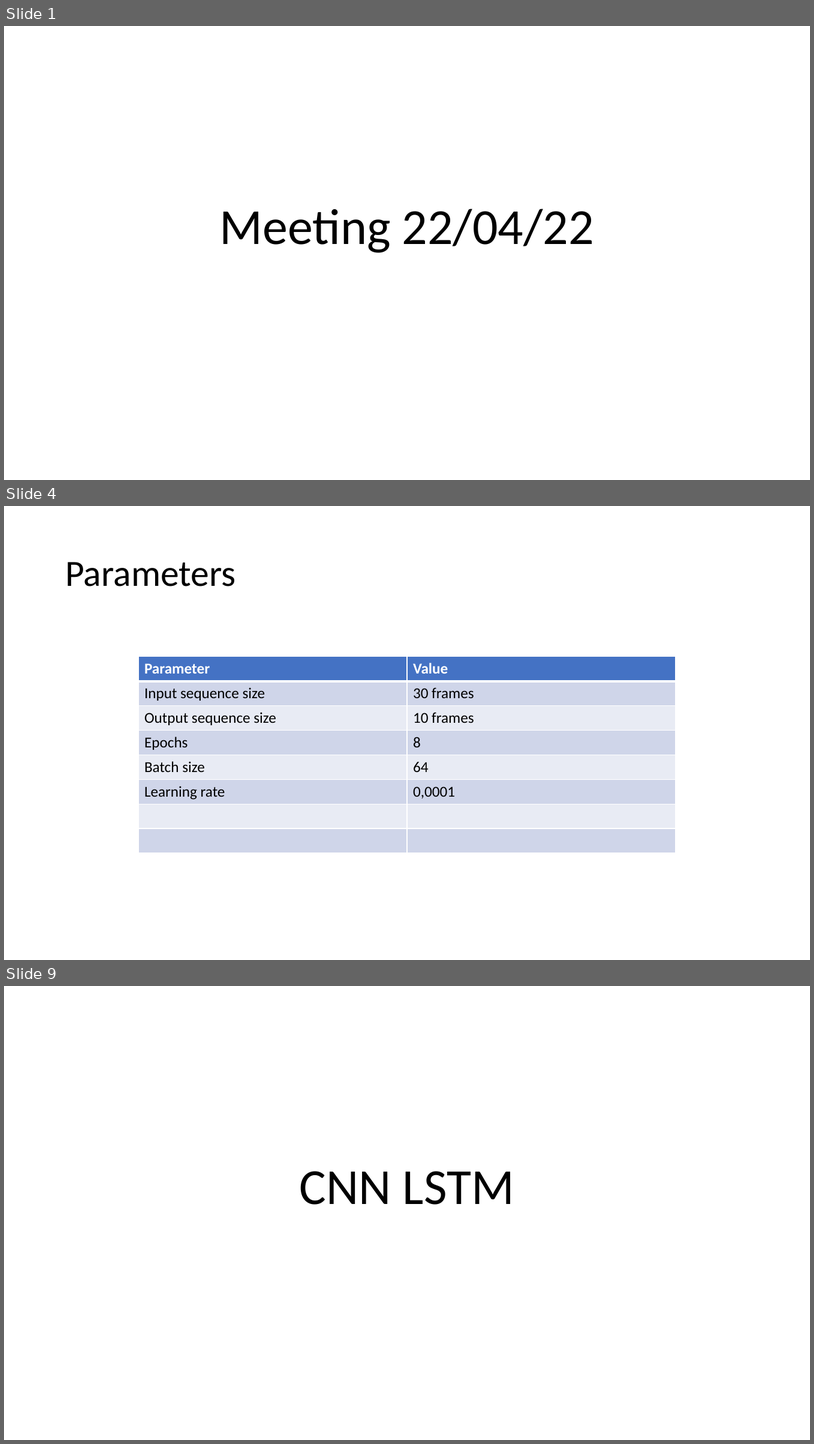
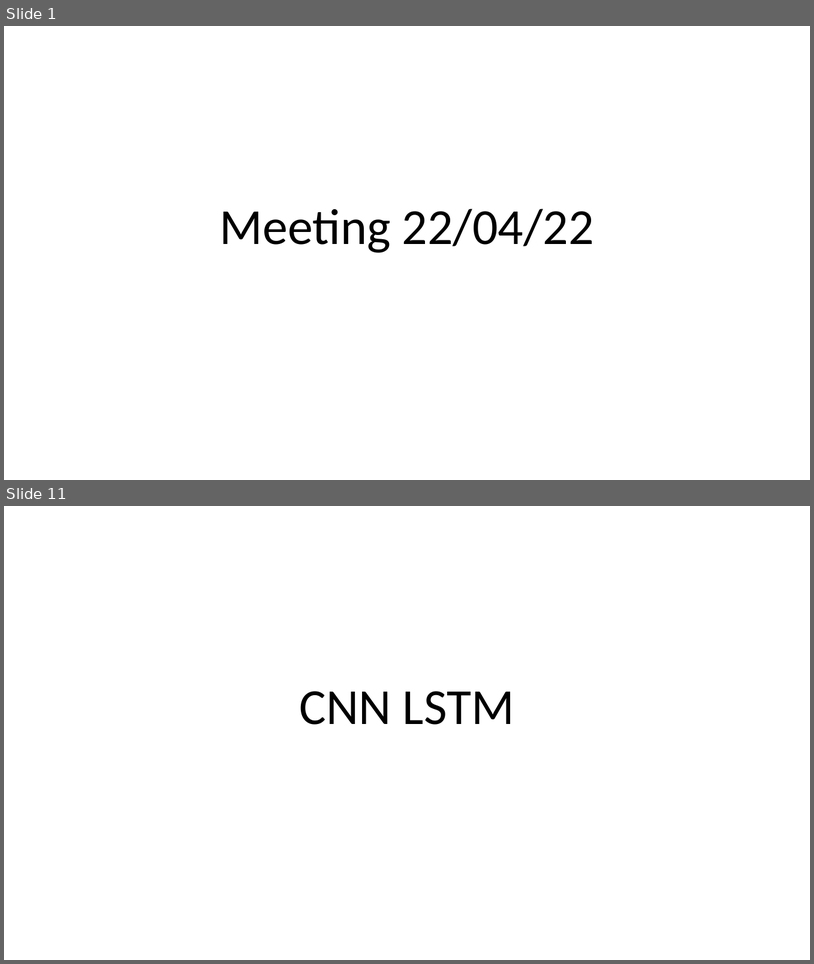
Before and after one commit to lancedw/3D-state-prediction-for-surface-vessels-using-IMU-data-and-images, a slide deck: Documentation/Presentations/Meeting 22-04-22.pptx. Shown one above the other, each under a label of ours: slides 1, 4 and 9 before the commit, slides 1 and 11 after it; the slides between them are not shown. The pictures are 814x1444 and 814x964 pixels, drawn with LibreOffice and Linux fonts; fonts in the diff are those of the drawing. Boxes give left, top, right and bottom in pixels: in the first picture for what was removed or moved away, otherwise in the second. Text is boxed around its words. In the diff, an @@ line names an element or a change of style, - is before the commit and + after.

```diff
--- a/Documentation/Presentations/Meeting 22-04-22.pptx
+++ b/Documentation/Presentations/Meeting 22-04-22.pptx
@@ slide 4 removed at (x1=4, y1=506, x2=810, y2=960), background #FFFFFF @@
@@ title removed at (x1=65, y1=562, x2=236, y2=586) @@
-Parameters
@@ table removed at (x1=138, y1=657, x2=675, y2=853), 8 rows, 2 columns @@
-Parameter | Value
-Input sequence size | 30 frames
-Output sequence size | 10 frames
-Epochs | 8
-Batch size | 64
-Learning rate | 0,0001
- | 
- | 
@@ what was slide 9 is now slide 11 @@
```
Also in this commit, not shown: 4 slides changed, 12 slides added, 4 other slides removed.
